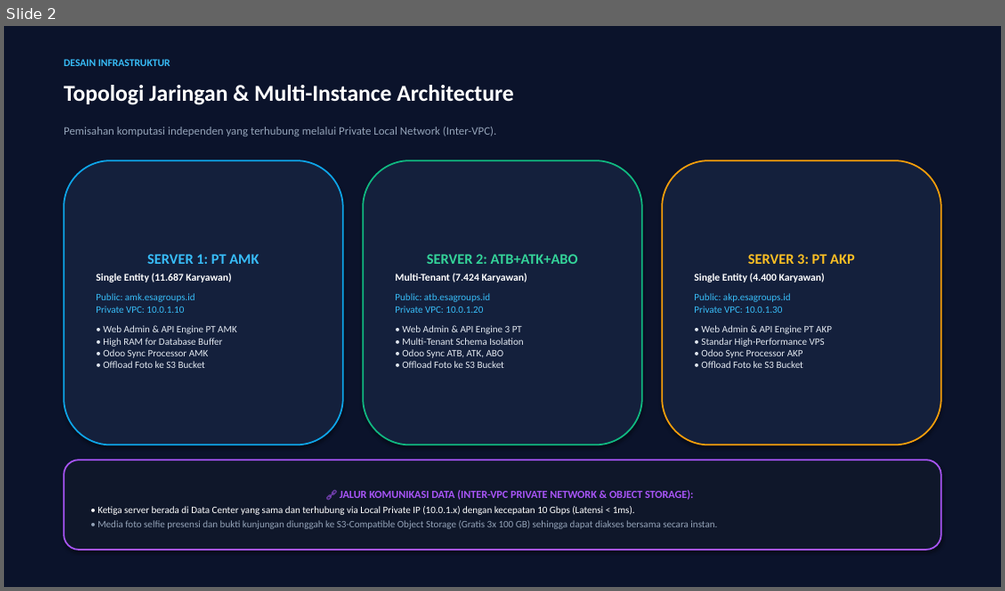
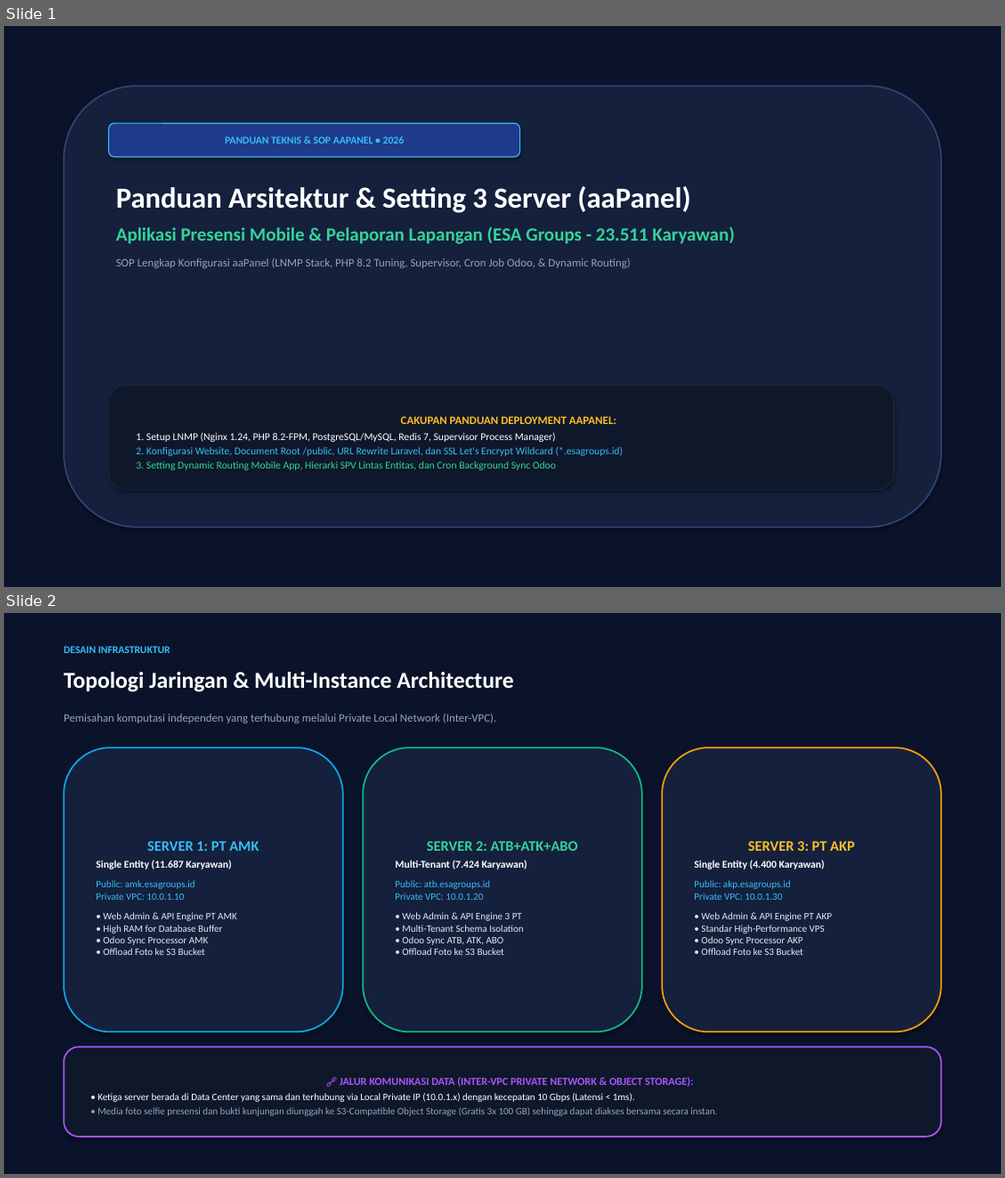
Before and after one commit to digitalgalery-dgsoft/attendaceesa, a slide deck: Panduan_Arsitektur_dan_Setting_Production_3_Server_ESA.pptx. Shown one above the other, each under a label of ours: slide 2 before the commit, slides 1 and 2 after it. The pictures are 1005x591 and 1005x1178 pixels, drawn with LibreOffice and Linux fonts; fonts in the diff are those of the drawing. Boxes give left, top, right and bottom in pixels: in the first picture for what was removed or moved away, otherwise in the second. Text is boxed around its words. In the diff, an @@ line names an element or a change of style, - is before the commit and + after.

Commit message:
docs: add comprehensive aaPanel LNMP setup guide and update presentation with aaPanel SOP slides

```diff
--- a/Panduan_Arsitektur_dan_Setting_Production_3_Server_ESA.pptx
+++ b/Panduan_Arsitektur_dan_Setting_Production_3_Server_ESA.pptx
@@ slide 1 added at (4, 26, 1001, 587), background #FFFFFF @@
@@ rectangle added at (4, 26, 1001, 587), fill #0B132B @@
@@ rounded rectangle added at (64, 86, 941, 527), fill #14203C, outline #2D4473 1.5 pt @@
@@ rounded rectangle added at (109, 123, 520, 157), fill #1E3A8A, outline #38BDF8 1 pt, 10 pt, text #38BDF8, bold @@
+PANDUAN TEKNIS & SOP AAPANEL • 2026
@@ text added at (116, 186, 735, 268), 11 pt, text #94A3B8, bold @@
+Panduan Arsitektur & Setting 3 Server (aaPanel)
+Aplikasi Presensi Mobile & Pelaporan Lapangan (ESA Groups - 23.511 Karyawan)
+SOP Lengkap Konfigurasi aaPanel (LNMP Stack, PHP 8.2 Tuning, Supervisor, Cron Job Odoo, & Dynamic Routing)
@@ rounded rectangle added at (109, 385, 894, 490), fill #0F172A, outline #1E293B 0.75 pt, 10 pt, text #38BDF8 @@
+CAKUPAN PANDUAN DEPLOYMENT AAPANEL:
+1. Setup LNMP (Nginx 1.24, PHP 8.2-FPM, PostgreSQL/MySQL, Redis 7, Supervisor Process Manager)
+2. Konfigurasi Website, Document Root /public, URL Rewrite Laravel, dan SSL Let's Encrypt Wildcard (*.esagroups.id)
+3. Setting Dynamic Routing Mobile App, Hierarki SPV Lintas Entitas, dan Cron Background Sync Odoo
```
Also in this commit, not shown: 2 other slides added, 2 slides removed, 2 other files.
